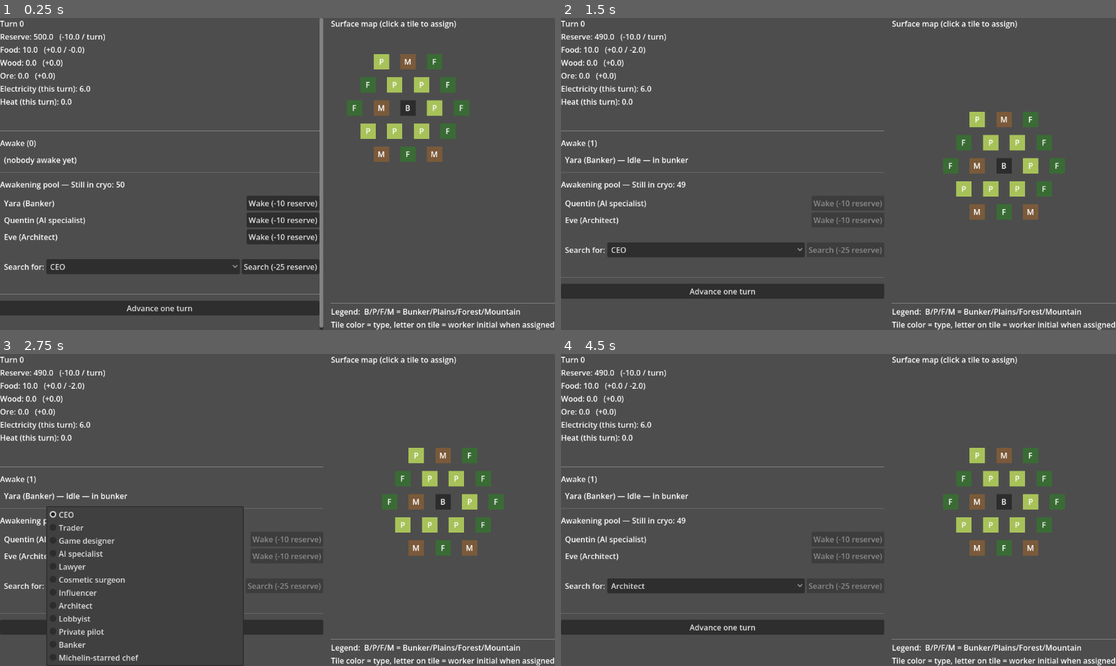
Above: before the commit, frames 1-4 (two rows, left to right).
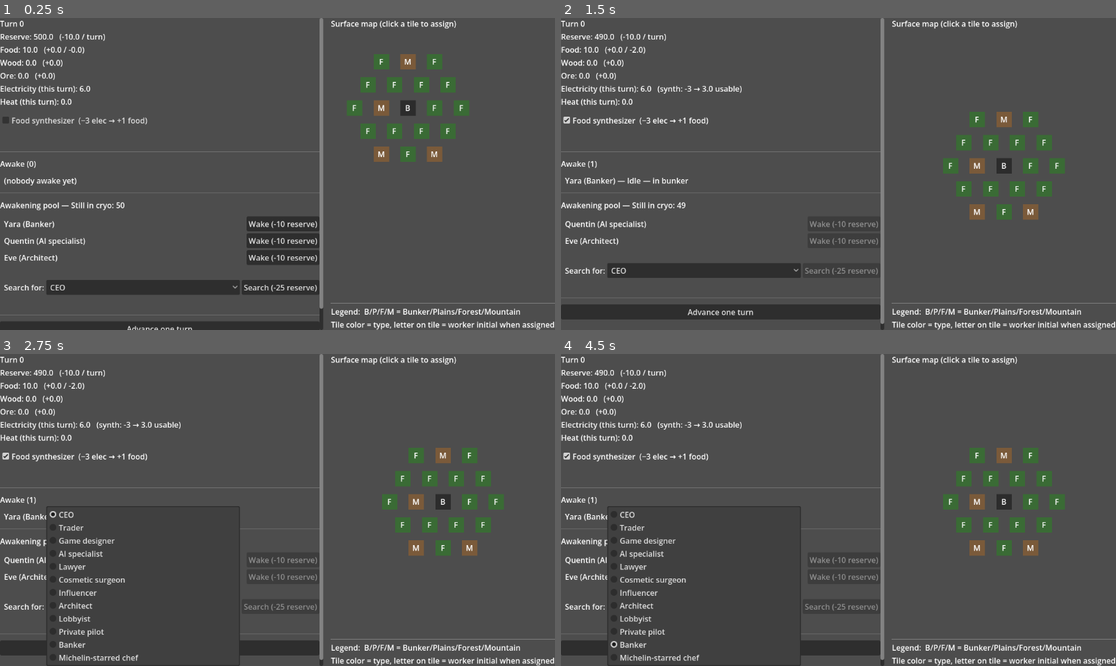
Above: after the commit, the same moments.

Repository: Infornographie/degel
Game: Godot game, scene res://scenes/main_ui.tscn
The game is run twice, just before and just after one commit, with the same random seed, the same clock (stepped at 60 frames per second) and the same inputs.
Inputs (mouse positions are in pixels of both pictures, inside the frame that each line leads up to):
- Up to frame 1 (0.25 s): no input
- Up to frame 2 (1.5 s): click (721, 120) at 0.5 s, where only the run after the commit has a clickable "Food synthesizer (−3 elec → +…"; click "Wake (-10 reserve)" at 1.25 s
- Up to frame 3 (2.75 s): click "CEO" at 2 s
- Up to frame 4 (4.5 s): click "Advance one turn" at 2.75 s; click (705, 584) at 3.5 s, where only the run before the commit has a clickable "Private pilot"; click (705, 606) at 4.25 s, where only the run after the commit has a clickable "Banker"

The runs differ from the first frame. In frame 1, 13% of the frame differs, in the area x 0-80%, y 11-100%; in frame 2, 13%; in frame 3, 5.8%; in frame 4, 7.7%.

Commit message:
Food synth
- food synth added to UI
- changed tile config default

Diff:
--- a/scenes/Main.tscn
+++ b/scenes/Main.tscn
@@ -1,6 +1,80 @@
 [gd_scene format=3 uid="uid://dq1qdhr8fitri"]
 
-[ext_resource type="Script" uid="uid://bwrssaobumvnc" path="res://scenes/main.gd" id="1_elqb8"]
+[sub_resource type="GDScript" id="GDScript_qnwvq"]
+script/source = "extends Node
+## Test de l'étape 1.5b. Temporaire.
+
+func _ready() -> void:
+	GameState.turn_advanced.connect(_on_turn_advanced)
+	GameState.resources_changed.connect(_on_resources_changed)
+	GameState.survivor_woken.connect(_on_survivor_woken)
+	GameState.survivor_assigned.connect(_on_survivor_assigned)
+	GameState.survivor_died.connect(_on_survivor_died)
+	GameState.famine_started.connect(_on_famine_started)
+	GameState.run_ended.connect(_on_run_ended)
+
+	print(\"Roster :\")
+	for s in GameState.survivors():
+		print(\"  #%d %s — %s\" % [s.id, s.name, s.profession])
+
+	print(\"\\n-- On réveille deux survivants et on les affecte à des jobs différents --\")
+	var first_id: int = GameState.survivors()[0].id
+	var second_id: int = GameState.survivors()[1].id
+
+	GameState.wake(first_id)
+	GameState.assign_job(first_id, GameState.Job.FARM)
+	GameState.advance_turn()
+
+	GameState.wake(second_id)
+	GameState.assign_job(second_id, GameState.Job.LOG)
+	GameState.advance_turn()
+	GameState.advance_turn()
+	GameState.advance_turn()
+
+	print(\"\\n-- On brûle 2 bois : l'énergie du tour grimpe immédiatement --\")
+	print(\"Avant : énergie %.1f, bois %.1f\" % [GameState.energy_available, GameState.resources[\"wood\"]])
+	GameState.burn_wood(2.0)
+	print(\"Après : énergie %.1f, bois %.1f\" % [GameState.energy_available, GameState.resources[\"wood\"]])
+	GameState.advance_turn()
+
+	print(\"\\n-- On laisse filer pour observer une éventuelle famine --\")
+	for i in 200:
+		if GameState.is_over:
+			break
+		GameState.advance_turn()
+
+func _on_turn_advanced(turn: int, energy: float, reserve: float) -> void:
+	print(\"Tour %d — réserve %.1f, budget %.1f, food %.1f, wood %.1f, éveillés %d, famine %d\" % [
+		turn, reserve, energy,
+		GameState.resources[\"food\"], GameState.resources[\"wood\"],
+		GameState.awake_count(), GameState.famine_turns])
+
+func _on_resources_changed(_resources: Dictionary) -> void:
+	pass  # bruyant si activé, mais le signal existe pour l'UI à venir
+
+func _on_survivor_woken(s: Survivor) -> void:
+	print(\"  >> %s (%s) réveillé(e).\" % [s.name, s.profession])
+
+func _on_survivor_assigned(s: Survivor, job: int) -> void:
+	var label: String = GameState.Job.keys()[job]
+	print(\"  → %s affecté(e) à %s.\" % [s.name, label])
+
+func _on_survivor_died(s: Survivor) -> void:
+	print(\"  ✝ %s (%s) est mort(e) de faim.\" % [s.name, s.profession])
+
+func _on_famine_started() -> void:
+	print(\"  !! Famine déclarée.\")
+
+func _on_run_ended(cause: GameState.EndCause) -> void:
+	var label := \"\"
+	match cause:
+		GameState.EndCause.RESERVE_DEPLETED: label = \"réserve épuisée\"
+		GameState.EndCause.AUTONOMY_REACHED: label = \"autonomie atteinte\"
+		GameState.EndCause.COLONY_LOST: label = \"colonie perdue\"
+	var score = GameState.compute_score()
+	print(\">>> Fin de run (%s). Score : %d / %d survivants.\" % [
+		label, score.survivors_saved, score.survivors_total])
+"
 
 [node name="Node" type="Node" unique_id=19108755]
-script = ExtResource("1_elqb8")
+script = SubResource("GDScript_qnwvq")
--- a/scenes/main.gd
+++ /dev/null
@@ -1,73 +0,0 @@
-extends Node
-## Test de l'étape 1.5b. Temporaire.
-
-func _ready() -> void:
-	GameState.turn_advanced.connect(_on_turn_advanced)
-	GameState.resources_changed.connect(_on_resources_changed)
-	GameState.survivor_woken.connect(_on_survivor_woken)
-	GameState.survivor_assigned.connect(_on_survivor_assigned)
-	GameState.survivor_died.connect(_on_survivor_died)
-	GameState.famine_started.connect(_on_famine_started)
-	GameState.run_ended.connect(_on_run_ended)
-
-	print("Roster :")
-	for s in GameState.survivors():
-		print("  #%d %s — %s" % [s.id, s.name, s.profession])
-
-	print("\n-- On réveille deux survivants et on les affecte à des jobs différents --")
-	var first_id: int = GameState.survivors()[0].id
-	var second_id: int = GameState.survivors()[1].id
-
-	GameState.wake(first_id)
-	GameState.assign_job(first_id, GameState.Job.FARM)
-	GameState.advance_turn()
-
-	GameState.wake(second_id)
-	GameState.assign_job(second_id, GameState.Job.LOG)
-	GameState.advance_turn()
-	GameState.advance_turn()
-	GameState.advance_turn()
-
-	print("\n-- On brûle 2 bois : l'énergie du tour grimpe immédiatement --")
-	print("Avant : énergie %.1f, bois %.1f" % [GameState.energy_available, GameState.resources["wood"]])
-	GameState.burn_wood(2.0)
-	print("Après : énergie %.1f, bois %.1f" % [GameState.energy_available, GameState.resources["wood"]])
-	GameState.advance_turn()
-
-	print("\n-- On laisse filer pour observer une éventuelle famine --")
-	for i in 200:
-		if GameState.is_over:
-			break
-		GameState.advance_turn()
-
-func _on_turn_advanced(turn: int, energy: float, reserve: float) -> void:
-	print("Tour %d — réserve %.1f, budget %.1f, food %.1f, wood %.1f, éveillés %d, famine %d" % [
-		turn, reserve, energy,
-		GameState.resources["food"], GameState.resources["wood"],
-		GameState.awake_count(), GameState.famine_turns])
-
-func _on_resources_changed(_resources: Dictionary) -> void:
-	pass  # bruyant si activé, mais le signal existe pour l'UI à venir
-
-func _on_survivor_woken(s: Survivor) -> void:
-	print("  >> %s (%s) réveillé(e)." % [s.name, s.profession])
-
-func _on_survivor_assigned(s: Survivor, job: int) -> void:
-	var label: String = GameState.Job.keys()[job]
-	print("  → %s affecté(e) à %s." % [s.name, label])
-
-func _on_survivor_died(s: Survivor) -> void:
-	print("  ✝ %s (%s) est mort(e) de faim." % [s.name, s.profession])
-
-func _on_famine_started() -> void:
-	print("  !! Famine déclarée.")
-
-func _on_run_ended(cause: GameState.EndCause) -> void:
-	var label := ""
-	match cause:
-		GameState.EndCause.RESERVE_DEPLETED: label = "réserve épuisée"
-		GameState.EndCause.AUTONOMY_REACHED: label = "autonomie atteinte"
-		GameState.EndCause.COLONY_LOST: label = "colonie perdue"
-	var score = GameState.compute_score()
-	print(">>> Fin de run (%s). Score : %d / %d survivants." % [
-		label, score.survivors_saved, score.survivors_total])
--- a/scenes/main_ui.gd
+++ b/scenes/main_ui.gd
@@ -39,6 +39,8 @@
 var _popup_tile_key: String = ""
 # id dans le sous-menu (encodé : survivor_id * 100 + job_id) → (survivor_id, job_id)
 var _popup_submenus: Array[PopupMenu] = []
+var _synth_checkbox: CheckBox
+var _synth_skipped_at_turn: int = -1
 
 func _ready() -> void:
 	_build_ui()
@@ -51,6 +53,7 @@
 	GameState.tile_assignment_changed.connect(_refresh)
 	GameState.targeted_wake_failed.connect(_on_targeted_wake_failed)
 	GameState.run_ended.connect(_on_run_ended)
+	GameState.synth_skipped.connect(_on_synth_skipped)
 	_refresh()
 
 func _build_ui() -> void:
@@ -81,6 +84,10 @@
 func _build_left_panel(parent: VBoxContainer) -> void:
 	_resources_section = VBoxContainer.new()
 	parent.add_child(_resources_section)
+	_synth_checkbox = CheckBox.new()
+	_synth_checkbox.text = "Food synthesizer  (−3 elec → +1 food)"
+	_synth_checkbox.toggled.connect(_on_synth_toggled)
+	parent.add_child(_synth_checkbox)
 	_famine_label = _add_label(parent, "")
 	parent.add_child(HSeparator.new())
 	_awake_header = _add_label(parent, "Awake (0)")
@@ -284,8 +291,22 @@
 	var ore_income := _aggregate_production("ore")
 	_add_label(_resources_section, "Ore: %.1f   (+%.1f)" % [
 		GameState.resources["ore"], ore_income])
-	_add_label(_resources_section, "Electricity (this turn): %.1f" % GameState.resources["electricity"])
+	var elec_value: float = GameState.resources["electricity"]
+	var elec_line: String
+	if GameState.synth_on:
+		var net: float = elec_value - GameState.SYNTH_ELECTRICITY_COST
+		elec_line = "Electricity (this turn): %.1f   (synth: -%.0f → %.1f usable)" % [
+			elec_value, GameState.SYNTH_ELECTRICITY_COST, net]
+	else:
+		elec_line = "Electricity (this turn): %.1f" % elec_value
+	_add_label(_resources_section, elec_line)
 	_add_label(_resources_section, "Heat (this turn): %.1f" % GameState.resources["heat"])
+	# Synchronise le checkbox avec l'état réel (sans déclencher le signal)
+	if _synth_checkbox != null:
+		_synth_checkbox.set_pressed_no_signal(GameState.synth_on)
+	# Warning si le synthé a sauté ce tour
+	if _synth_skipped_at_turn == GameState.turn:
+		_add_label(_resources_section, "  ⚠ Synth ON but not enough electricity — skipped.")
 
 func _aggregate_production(resource_name: String) -> float:
 	var total: float = 0.0
@@ -412,3 +433,10 @@
 	_status_label.text = "Run ended: %s — Score: %d / %d survivors" % [
 		label, score.survivors_saved, score.survivors_total]
 	_advance_button.disabled = true
+
+func _on_synth_toggled(pressed: bool) -> void:
+	GameState.set_synth(pressed)
+	_refresh()
+
+func _on_synth_skipped() -> void:
+	_synth_skipped_at_turn = GameState.turn
--- a/systems/tile_config_default.tres
+++ b/systems/tile_config_default.tres
@@ -4,4 +4,6 @@
 
 [resource]
 script = ExtResource("1_s4xpt")
+plains_ratio = 0.0
+forest_ratio = 0.8
 metadata/_custom_type_script = "uid://ob78017rha5x"
Not shown, removed: scenes/main.gd.uid
